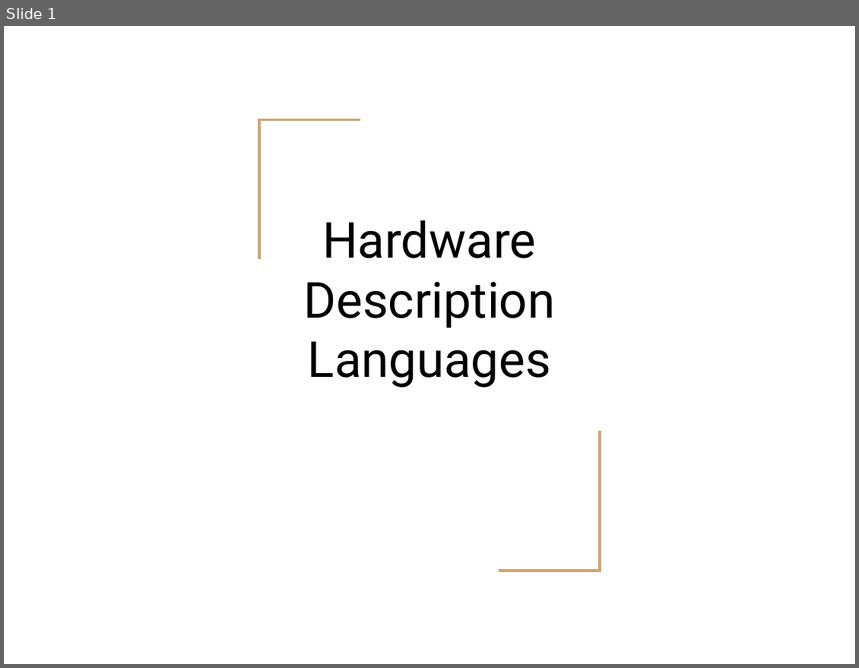
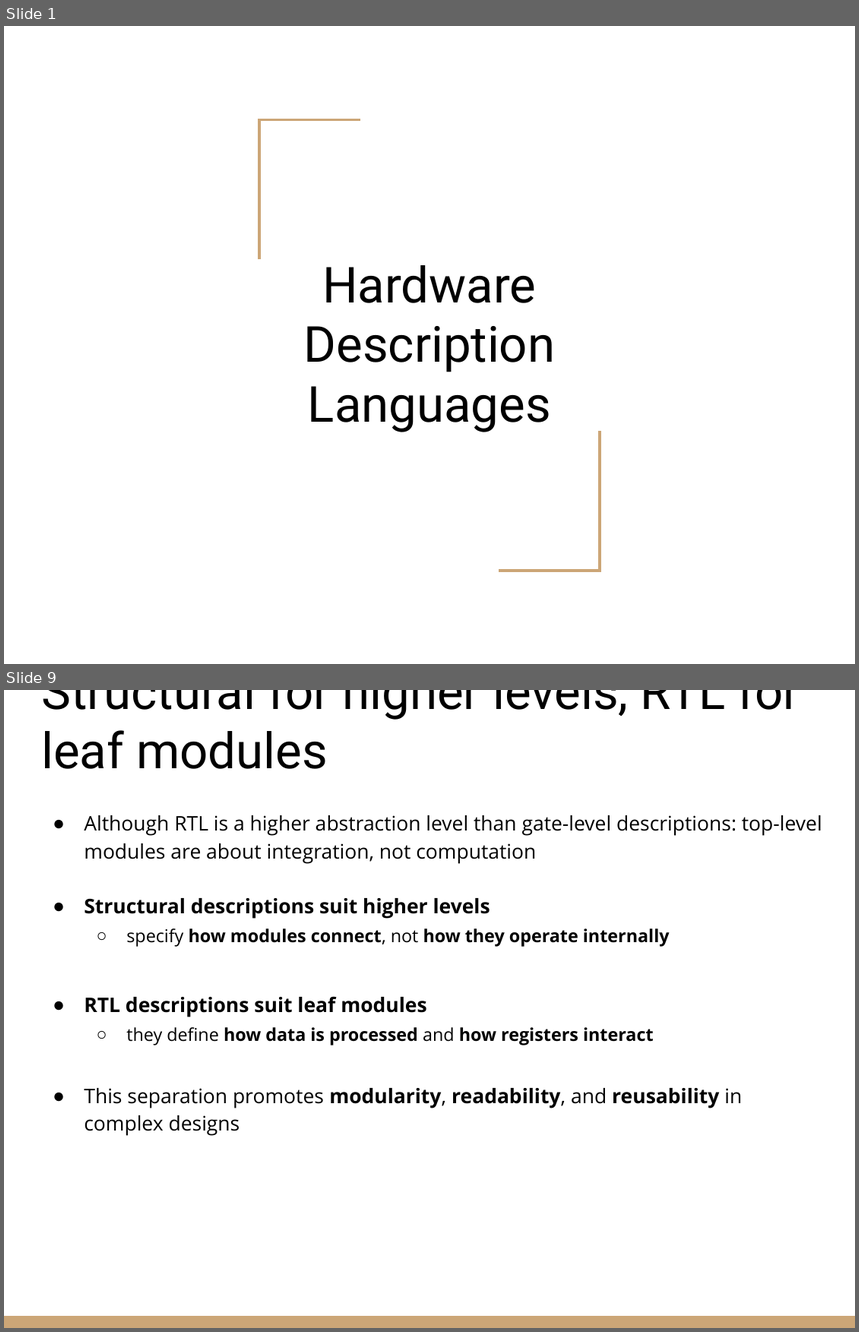
Before and after one commit to riccardoberta/esd, a slide deck: 07 - Hardware Description Languages/slides.pptx. Shown one above the other, each under a label of ours: slide 1 before the commit, slides 1 and 9 after it; the slides between them are not shown. The pictures are 859x668 and 859x1332 pixels, drawn with LibreOffice and Linux fonts; fonts in the diff are those of the drawing. Boxes give left, top, right and bottom in pixels: in the first picture for what was removed or moved away, otherwise in the second. Text is boxed around its words. In the diff, an @@ line names an element or a change of style, - is before the commit and + after.

```diff
--- a/07 - Hardware Description Languages/slides.pptx
+++ b/07 - Hardware Description Languages/slides.pptx
@@ slide 9 added at [4,690,855,1328], background #FFFFFF @@
@@ title added at [41,690,800,769], 42 pt, text #000000 @@
+Structural for higher levels, RTL for leaf modules
@@ text added at [84,815,823,1136], 17 pt, text #000000 @@
+● Although RTL is a higher abstraction level than gate-level descriptions: top-level modules are about integration, not computation
+● Structural descriptions suit higher levels
+  ○ specify how modules connect, not how they operate internally
+● RTL descriptions suit leaf modules
+  ○ they define how data is processed and how registers interact
+● This separation promotes modularity, readability, and reusability in complex designs
@@ rectangle added at [4,1316,855,1328], fill #CCA677 @@
@@ slide 1 changed as well @@
@@ title "Hardware Description Languages": place and size @@
-title "Hardware Description Languages" at [304,221,556,388]
+title "Hardware Description Languages" at [304,265,556,433]
```
Also in this commit, not shown: 42 other slides added, 2 slides removed, 3 other files.
